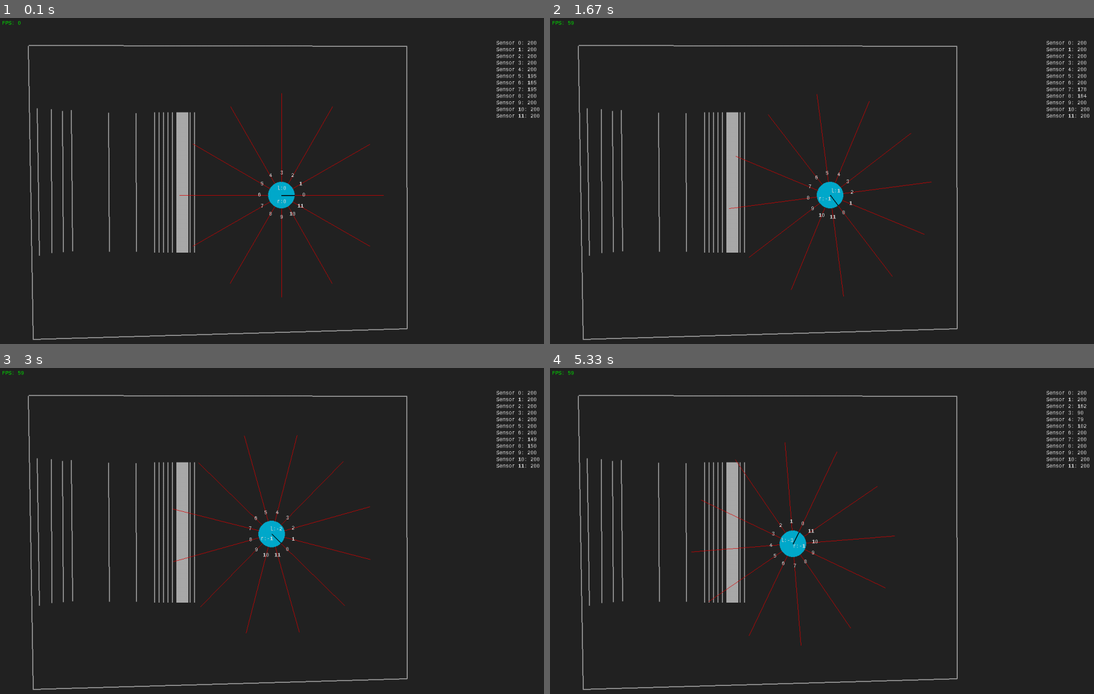
Above: before the commit, frames 1-4 (two rows, left to right).
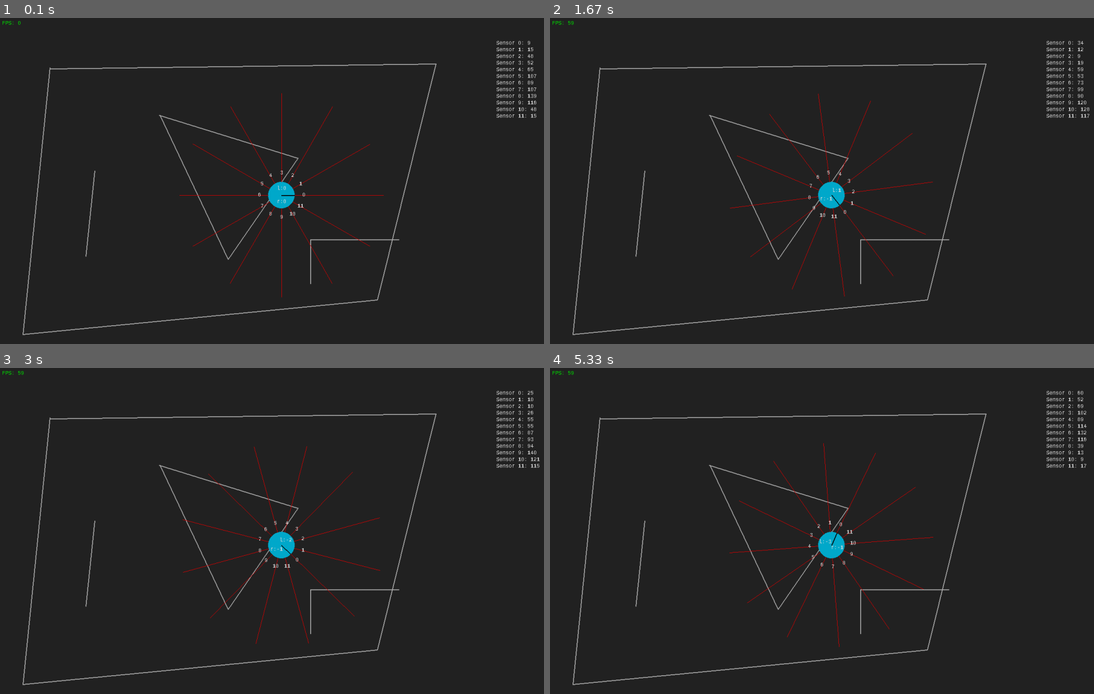
Above: after the commit, the same moments.

Repository: Pascalos99/Autonomous-Robotic-Systems-Assignment
Game: pygame game, started from Assignment 2 - Mobile Robot Simulation/main.py
Two runs of this game, one before a commit and one after it. Both use one fixed random seed, a clock stepped at 60 frames per second and the inputs below.
Inputs:
- Up to frame 1 (0.1 s): no input
- Up to frame 2 (1.67 s): hold D 0.33-0.8 s; hold W 0.83-1.13 s; hold D 1.17-1.63 s
- Up to frame 3 (3 s): hold A 1.67-2.2 s; tap E at 1.82 s; hold S 2.23-2.53 s; hold A 2.57-2.97 s
- Up to frame 4 (5.33 s): hold W 3-3.37 s; tap E at 3.15, 4.62 s; hold D 3.4-4.03 s; hold S 4.07-4.43 s; hold A 4.47-4.93 s; hold D from 4.97 s (still down)

The runs differ from the first frame. In frame 1, 4.7% of the frame differs, in the area x 4-100%, y 6-99%; in frame 2, 5.7%; in frame 3, 6.2%; in frame 4, 6.4%.

Commit message:
Collision Fix

Diff:
--- a/Assignment 2 - Mobile Robot Simulation/config.ini
+++ b/Assignment 2 - Mobile Robot Simulation/config.ini
@@ -10,4 +10,4 @@
 window_height = 800
 speed_step = 0.5
 sensor_data_separate = 1
-map_file = map_7.json
+map_file = map_6.json
--- a/Assignment 2 - Mobile Robot Simulation/main.py
+++ b/Assignment 2 - Mobile Robot Simulation/main.py
@@ -74,6 +74,7 @@
             self.map.wall_rect_objects.append(pygame.draw.line(self.win, '#aaaaaa', line[0], line[1], width=2))
 
     def run(self):
+        pygame.mouse.set_cursor(pygame.cursors.diamond)
         self.store_rect_objects()
 
         is_running = True
@@ -92,6 +93,11 @@
                     self.win = pygame.display.set_mode((event.w, event.h), pygame.RESIZABLE)
 
             self.player.step()
+            # print(self.player.pos)
+            # print(pygame.mouse.get_pos())
+            # print()
+            # a = pygame.draw.line(self.win, '#aaaaaa', (100, 100), (200, 200))
+            # print(a.topleft, a.topright, a.bottomright, a.bottomleft)
             self.player.calculate_sensor_distance()
             self.draw()
             self.clock.tick(FPS)
--- a/Assignment 2 - Mobile Robot Simulation/maps/map_6.json
+++ b/Assignment 2 - Mobile Robot Simulation/maps/map_6.json
@@ -78,5 +78,25 @@
       193,
       538
     ]
+  },
+  {
+    "start_pos": [
+      700,
+      500
+    ],
+    "end_pos": [
+      900,
+      500
+    ]
+  },
+  {
+    "start_pos": [
+      700,
+      500
+    ],
+    "end_pos": [
+      700,
+      600
+    ]
   }
 ]
--- a/Assignment 2 - Mobile Robot Simulation/player.py
+++ b/Assignment 2 - Mobile Robot Simulation/player.py
@@ -124,7 +124,7 @@
                         num_steps = 100
                         x_positions = np.linspace(current_position[0], new_position[0], num_steps)
                         y_positions = np.linspace(current_position[1], new_position[1], num_steps)
-                        while self.position_intersects_wall(new_position) == True and len(x_positions) > 0:
+                        while self.position_intersects_wall(new_position) and len(x_positions) > 0:
                             new_position = np.array([x_positions[-1], y_positions[-1]])
 
                             x_positions = np.delete(x_positions, -1)
@@ -180,7 +180,7 @@
         # Lastly, check if the robot intersects with any of the walls using circle at location.
         for line in self.map.lines:
             intersection = self.get_intersection_circle_line(line, position, self.radius)
-            if intersection is not None and len(intersection) > 1:
+            if intersection is not None and len(intersection) > 0:
                 return True
 
         return False
@@ -200,6 +200,7 @@
                     [wall.bottomright, wall.bottomleft],
                     [wall.bottomleft, wall.topleft]
                 ]
+
                 for segment in wall_segments:
                     intersect_coordinates = self.get_intersection_lines(sensor_line, segment)
                     if intersect_coordinates is not None:
